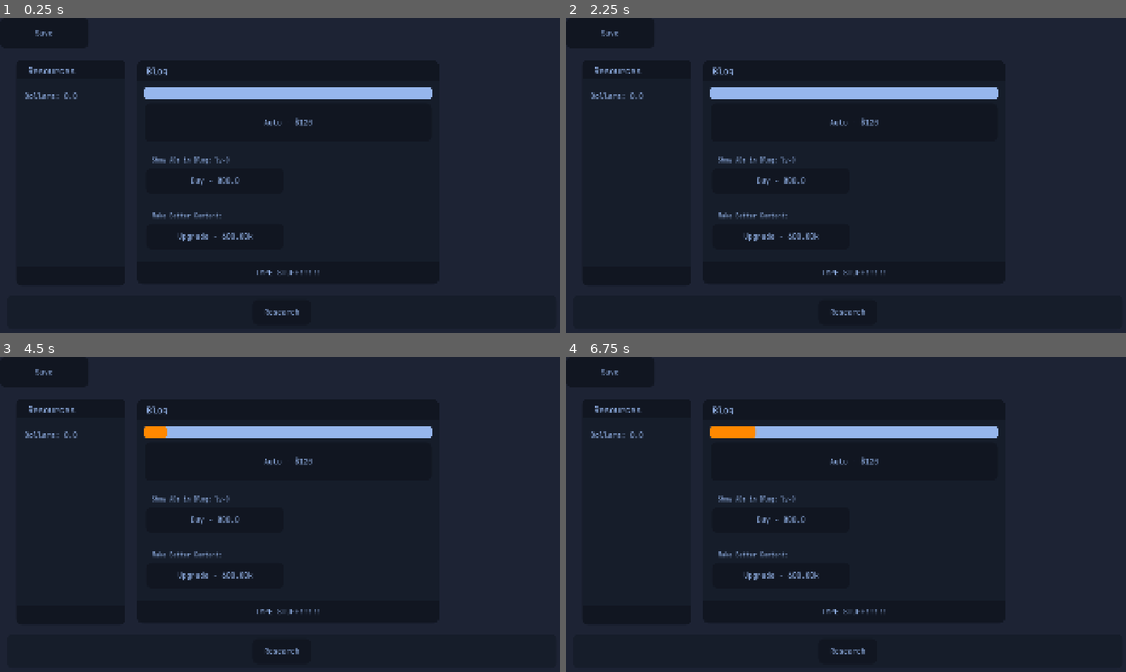
Above: before the commit, frames 1-4 (two rows, left to right).
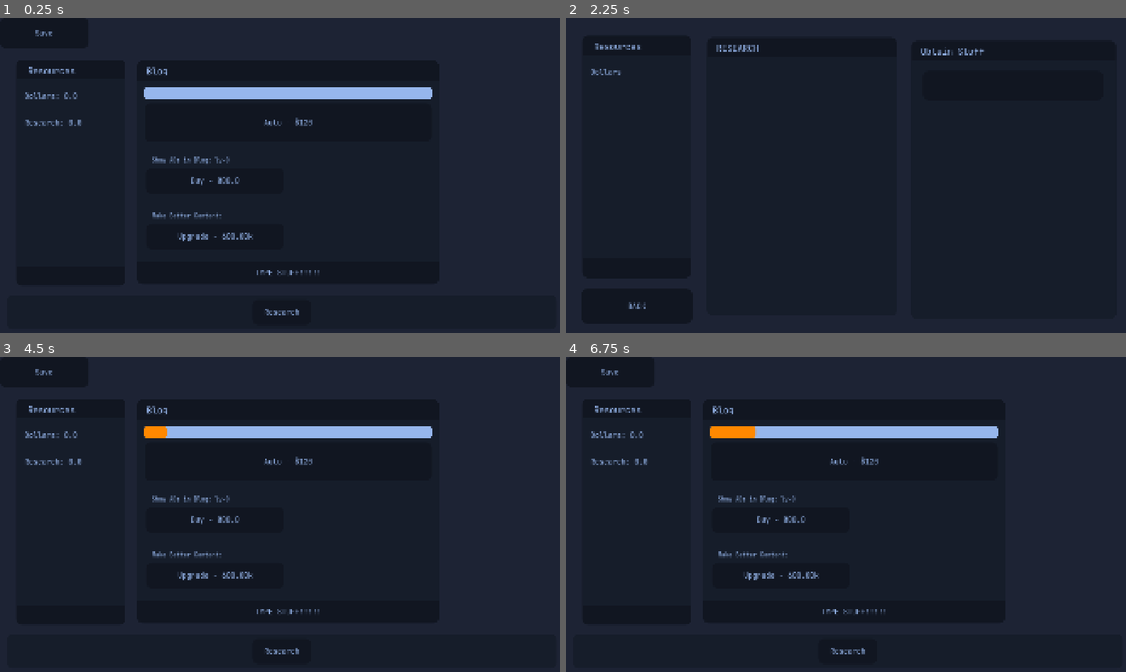
Above: after the commit, the same moments.

Repository: SH4D0W-D3V/SHADOW-NET
Game: Godot game, scene res://Scenes/home_screen.tscn
The game is run twice, just before and just after one commit, with the same random seed, the same clock (stepped at 60 frames per second) and the same inputs.
Inputs (mouse positions are in pixels of both pictures, inside the frame that each line leads up to):
- Up to frame 1 (0.25 s): no input
- Up to frame 2 (2.25 s): click "Upgrade - 600.00k" at 0.5 s; click "Save" at 1.25 s; click "Research" at 2 s
- Up to frame 3 (4.5 s): click (448, 423) at 2.77 s; click (72, 646) at 3.5 s, where only the run after the commit has a clickable "BACK"; click "TYPE STUFF!!!!!" at 4.25 s
- Up to frame 4 (6.75 s): click "Auto - $120" at 5 s; click "Buy - 800.0" at 5.75 s; click "TYPE STUFF!!!!!" at 6.5 s

The runs differ from the first frame. In frame 1, less than 0.1% of the frame differs, in the area x 4-15%, y 32-35%; in frame 2, 3.3%, in the area x 4-78%, y 3-95%; in frame 3, less than 0.1%; in frame 4, less than 0.1%.

Commit message:
Added basic research functionality

Diff:
--- /dev/null
+++ b/Scenes/Research.tscn
@@ -0,0 +1,246 @@
+[gd_scene format=3 uid="uid://cml6v8vjlihuv"]
+
+[ext_resource type="Script" uid="uid://cxkk8v5dglxmj" path="res://Scenes/research.gd" id="1_xj0jw"]
+[ext_resource type="FontFile" uid="uid://bg1bb3slcxa8n" path="res://res/JetBrainsMono-VariableFont_wght.ttf" id="2_m3p2x"]
+[ext_resource type="Theme" uid="uid://selatpb4u8oh" path="res://Themes/Buttons.tres" id="3_kiqp1"]
+
+[sub_resource type="StyleBoxFlat" id="StyleBoxFlat_xof06"]
+bg_color = Color(0.11372549, 0.13725491, 0.20392157, 1)
+
+[sub_resource type="StyleBoxFlat" id="StyleBoxFlat_db1cy"]
+bg_color = Color(0.06666667, 0.08627451, 0.12941177, 1)
+corner_radius_top_left = 20
+corner_radius_top_right = 20
+corner_radius_bottom_right = 20
+corner_radius_bottom_left = 20
+
+[sub_resource type="StyleBoxFlat" id="StyleBoxFlat_d6d8u"]
+bg_color = Color(0.08627451, 0.11372549, 0.16470589, 1)
+
+[sub_resource type="StyleBoxFlat" id="StyleBoxFlat_u8qlv"]
+bg_color = Color(0.08627451, 0.11372549, 0.16470589, 1)
+corner_radius_bottom_right = 20
+corner_radius_bottom_left = 20
+
+[node name="Research" type="Control" unique_id=53284576]
+layout_mode = 3
+anchors_preset = 15
+anchor_right = 1.0
+anchor_bottom = 1.0
+grow_horizontal = 2
+grow_vertical = 2
+script = ExtResource("1_xj0jw")
+
+[node name="Background" type="Panel" parent="." unique_id=1397535247]
+layout_mode = 1
+anchors_preset = 15
+anchor_right = 1.0
+anchor_bottom = 1.0
+grow_horizontal = 2
+grow_vertical = 2
+theme_override_styles/panel = SubResource("StyleBoxFlat_xof06")
+
+[node name="ResourcePanel" type="Control" parent="." unique_id=1707414257]
+layout_mode = 1
+anchor_left = 0.029000001
+anchor_top = 0.056
+anchor_right = 0.22200002
+anchor_bottom = 0.818
+offset_left = -0.6800003
+offset_top = -0.48000336
+offset_right = 0.75997925
+offset_bottom = -0.44000244
+grow_vertical = 2
+
+[node name="Background" type="Panel" parent="ResourcePanel" unique_id=35200433]
+layout_mode = 1
+anchors_preset = 15
+anchor_right = 1.0
+anchor_bottom = 1.0
+grow_horizontal = 2
+grow_vertical = 2
+theme_override_styles/panel = SubResource("StyleBoxFlat_db1cy")
+
+[node name="lighter background" type="Panel" parent="ResourcePanel" unique_id=1108551218]
+layout_mode = 1
+anchors_preset = 15
+anchor_right = 1.0
+anchor_bottom = 1.0
+offset_top = 67.0
+offset_bottom = -67.0
+grow_horizontal = 2
+grow_vertical = 2
+theme_override_styles/panel = SubResource("StyleBoxFlat_d6d8u")
+
+[node name="Label" type="Label" parent="ResourcePanel" unique_id=1274224237]
+layout_mode = 1
+anchors_preset = -1
+anchor_left = 0.08400001
+anchor_right = 0.89000005
+offset_left = 7.751997
+offset_top = 18.0
+offset_right = -0.08001709
+offset_bottom = 53.0
+theme_override_colors/font_color = Color(0.5882353, 0.7137255, 0.9254902, 1)
+theme_override_fonts/font = ExtResource("2_m3p2x")
+theme_override_font_sizes/font_size = 30
+text = "Resources"
+
+[node name="Dollars" type="Label" parent="ResourcePanel" unique_id=1274028767]
+layout_mode = 0
+offset_left = 28.0
+offset_top = 94.0
+offset_right = 146.0
+offset_bottom = 154.0
+theme_override_colors/font_color = Color(0.5882353, 0.7137255, 0.9254902, 1)
+theme_override_fonts/font = ExtResource("2_m3p2x")
+theme_override_font_sizes/font_size = 25
+text = "Dollars"
+vertical_alignment = 1
+
+[node name="Research" type="Control" parent="." unique_id=2076860248]
+layout_mode = 1
+anchor_left = 0.25500003
+anchor_top = 0.061000004
+anchor_right = 0.586
+anchor_bottom = 0.93700004
+offset_left = -9.600037
+offset_top = 0.11999512
+offset_right = 0.8800049
+offset_bottom = 0.039978027
+grow_horizontal = 2
+grow_vertical = 2
+
+[node name="Background2" type="Panel" parent="Research" unique_id=924397437]
+layout_mode = 1
+anchors_preset = 15
+anchor_right = 1.0
+anchor_bottom = 1.0
+grow_horizontal = 2
+grow_vertical = 2
+theme_override_styles/panel = SubResource("StyleBoxFlat_db1cy")
+
+[node name="lighter background2" type="Panel" parent="Research" unique_id=576352032]
+layout_mode = 1
+anchors_preset = 15
+anchor_right = 1.0
+anchor_bottom = 1.0
+offset_top = 67.0
+grow_horizontal = 2
+grow_vertical = 2
+theme_override_styles/panel = SubResource("StyleBoxFlat_u8qlv")
+
+[node name="Blog" type="Label" parent="Research" unique_id=1259329660]
+layout_mode = 0
+offset_left = 32.0
+offset_top = 17.0
+offset_right = 104.0
+offset_bottom = 57.0
+theme_override_colors/font_color = Color(0.5882353, 0.7137255, 0.9254902, 1)
+theme_override_fonts/font = ExtResource("2_m3p2x")
+theme_override_font_sizes/font_size = 30
+text = "RESEARCH"
+
+[node name="Scroll" type="ScrollContainer" parent="Research" unique_id=1499353806]
+layout_mode = 1
+anchors_preset = 15
+anchor_right = 1.0
+anchor_bottom = 1.0
+offset_left = 40.0
+offset_top = 103.0
+offset_right = -44.0
+offset_bottom = -33.0
+grow_horizontal = 2
+grow_vertical = 2
+
+[node name="VBox" type="VBoxContainer" parent="Research/Scroll" unique_id=2059081232]
+layout_mode = 2
+size_flags_horizontal = 3
+size_flags_vertical = 3
+theme = ExtResource("3_kiqp1")
+
+[node name="Button" type="Button" parent="Research/Scroll/VBox" unique_id=1786655272]
+custom_minimum_size = Vector2(0, 100)
+layout_mode = 2
+theme = ExtResource("3_kiqp1")
+
+[node name="Purchase" type="Control" parent="." unique_id=682284328]
+layout_mode = 1
+anchor_left = 0.61200005
+anchor_top = 0.071
+anchor_right = 0.975
+anchor_bottom = 0.947
+offset_left = -0.040039063
+offset_top = 0.3199997
+offset_bottom = 0.23999023
+grow_horizontal = 2
+grow_vertical = 2
+
+[node name="Background2" type="Panel" parent="Purchase" unique_id=636588198]
+layout_mode = 1
+anchors_preset = 15
+anchor_right = 1.0
+anchor_bottom = 1.0
+grow_horizontal = 2
+grow_vertical = 2
+theme_override_styles/panel = SubResource("StyleBoxFlat_db1cy")
+
+[node name="lighter background2" type="Panel" parent="Purchase" unique_id=1949436468]
+layout_mode = 1
+anchors_preset = 15
+anchor_right = 1.0
+anchor_bottom = 1.0
+offset_top = 67.0
+grow_horizontal = 2
+grow_vertical = 2
+theme_override_styles/panel = SubResource("StyleBoxFlat_u8qlv")
+
+[node name="Blog" type="Label" parent="Purchase" unique_id=207306129]
+layout_mode = 0
+offset_left = 32.0
+offset_top = 17.0
+offset_right = 104.0
+offset_bottom = 57.0
+theme_override_colors/font_color = Color(0.5882353, 0.7137255, 0.9254902, 1)
+theme_override_fonts/font = ExtResource("2_m3p2x")
+theme_override_font_sizes/font_size = 30
+text = "Obtain Stuff"
+
+[node name="Scroll" type="ScrollContainer" parent="Purchase" unique_id=1947287994]
+layout_mode = 1
+anchors_preset = 15
+anchor_right = 1.0
+anchor_bottom = 1.0
+offset_left = 40.0
+offset_top = 103.0
+offset_right = -44.0
+offset_bottom = -33.0
+grow_horizontal = 2
+grow_vertical = 2
+
+[node name="VBox" type="VBoxContainer" parent="Purchase/Scroll" unique_id=1516713852]
+layout_mode = 2
+size_flags_horizontal = 3
+size_flags_vertical = 3
+
+[node name="Button" type="Button" parent="Purchase/Scroll/VBox" unique_id=2091263870]
+custom_minimum_size = Vector2(0, 100)
+layout_mode = 2
+theme = ExtResource("3_kiqp1")
+
+[node name="Back" type="Button" parent="." unique_id=1930365961]
+layout_mode = 1
+anchors_preset = -1
+anchor_left = 0.027
+anchor_top = 0.85300004
+anchor_right = 0.224
+anchor_bottom = 0.961
+offset_left = -0.84000015
+offset_top = -0.24005127
+offset_right = -0.08001709
+offset_bottom = 0.11999512
+grow_vertical = 0
+theme = ExtResource("3_kiqp1")
+text = "BACK"
+
+[connection signal="pressed" from="Back" to="." method="_on_back_pressed"]
--- a/Scenes/cpu.tscn
+++ b/Scenes/cpu.tscn
@@ -336,7 +336,7 @@
 theme_override_font_sizes/font_size = 30
 text = "Research"
 
-[node name="CheckBox" type="CheckBox" parent="ResourcesCard/card2" unique_id=1967505766 groups=["Checkbox"]]
+[node name="CheckBox2" type="CheckBox" parent="ResourcesCard/card2" unique_id=1967505766 groups=["Checkbox"]]
 layout_mode = 1
 anchors_preset = -1
 anchor_left = 0.086
@@ -397,4 +397,5 @@
 
 [connection signal="pressed" from="Container/upgrade" to="." method="_on_upgrade_pressed"]
 [connection signal="pressed" from="ResourcesCard/card1/upgrade1" to="." method="_on_upgrade_1_pressed"]
+[connection signal="pressed" from="ResourcesCard/card2/upgrade2" to="." method="_on_upgrade_2_pressed"]
 [connection signal="pressed" from="Back" to="." method="_on_back_pressed"]
--- a/Scenes/home_screen.tscn
+++ b/Scenes/home_screen.tscn
@@ -118,15 +118,37 @@
 text = "Resources"
 
 [node name="Dollars" type="Label" parent="ResourcePanel" unique_id=1274028767]
-layout_mode = 0
-offset_left = 28.0
-offset_top = 94.0
-offset_right = 146.0
-offset_bottom = 154.0
+layout_mode = 1
+anchors_preset = -1
+anchor_left = 0.075
+anchor_top = 0.12200001
+anchor_right = 0.39200002
+anchor_bottom = 0.201
+offset_left = 0.099998474
+offset_top = 0.30399323
+offset_right = 0.17599487
+offset_bottom = -0.36801147
 theme_override_colors/font_color = Color(0.5882353, 0.7137255, 0.9254902, 1)
 theme_override_fonts/font = ExtResource("2_d6d8u")
 theme_override_font_sizes/font_size = 25
 text = "Dollars"
+vertical_alignment = 1
+
+[node name="Research" type="Label" parent="ResourcePanel" unique_id=1081917449]
+layout_mode = 1
+anchors_preset = -1
+anchor_left = 0.075
+anchor_top = 0.24000001
+anchor_right = 0.39200002
+anchor_bottom = 0.31800002
+offset_left = 0.099998474
+offset_top = -0.32000732
+offset_right = 0.17599487
+offset_bottom = -0.22401428
+theme_override_colors/font_color = Color(0.5882353, 0.7137255, 0.9254902, 1)
+theme_override_fonts/font = ExtResource("2_d6d8u")
+theme_override_font_sizes/font_size = 25
+text = "Research"
 vertical_alignment = 1
 
 [node name="Blog" type="Control" parent="." unique_id=2076860248]
@@ -391,3 +413,4 @@
 [connection signal="pressed" from="Blog/Upg_blog/upgrade2" to="." method="_on_upgrade_2_pressed"]
 [connection signal="pressed" from="Save" to="." method="_on_save_pressed"]
 [connection signal="pressed" from="Navigation/HBox/cpu" to="." method="_on_cpu_pressed"]
+[connection signal="pressed" from="Navigation/HBox/Research" to="." method="_on_research_pressed"]
--- /dev/null
+++ b/Scenes/research.gd
@@ -0,0 +1,50 @@
+extends Control
+
+var shop_items = [
+	{
+		"name": "Speed Boots",
+		"unlock_at": 1,  # The "Milestone" to show the button
+		"cost": 5,      # The actual price to buy it
+		"id": "speed_up"  # A unique tag to know what code to run
+	},
+	{
+		"name": "Golden Sword",
+		"unlock_at": 500,
+		"cost": 1000,
+		"id": "power_up"
+	}
+]
+
+func _ready() -> void:
+	refresh_shop()
+
+
+func refresh_shop ():
+	for child in $Research/Scroll/VBox.get_children():
+		child.queue_free()
+	for item in shop_items:
+		if Global.Research_points >= item["unlock_at"]:
+			create_button(item)
+
+func create_button(data):
+	var btn = Button.new()
+	btn.text = data["name"] + " (Cost: " + str(data["cost"]) + ")"
+	btn.pressed.connect(_on_button_pressed.bind(data["id"], data["cost"]))
+	$Research/Scroll/VBox.add_child(btn)
+
+func _on_button_pressed(item_id: String, cost: int):
+	if Global.Research_points >= cost:
+		Global.Research_points -= cost
+		run_item_logic(item_id)
+	else:
+		print(Global.Research_points)
+
+func run_item_logic(id):
+	match id:
+		"speed_up":
+			pass
+		"power_up":
+			pass
+
+func _on_back_pressed() -> void:
+	get_tree().change_scene_to_file("res://Scenes/home_screen.tscn")
--- a/scripts/Global.gd
+++ b/scripts/Global.gd
@@ -18,19 +18,24 @@
 var Cpu: bool = false
 var Selected
 var level = 0
-var Cpu_states: Array = [false]
+var Cpu_states: Array = [false, false]
 var ClockCycles = 128 * pow(2, level)
 var Cpu_Dollar = 0
+var Cpu_Research_lv:int = 0
+#Research
+var Research_points:float = 0
 
 #----SetUp On Play----
 func _ready() -> void:
 	load_game()
 	setup_auto_save_timer()
+	print(str(Cpu_states[1]))
 #----Save and load data----
 func save_game():
 	if reset_mode:
 		clear_save()
 		return
+	print(str(Cpu_states[1]))
 	var save_data = {
 		#Resources
 		"Dollars": Dollars,
@@ -45,7 +50,10 @@
 		"Selected": Selected,
 		"level": level,
 		"Cpu_states": Cpu_states,
-		"Cpu_Dollar": Cpu_Dollar
+		"Cpu_Dollar": Cpu_Dollar,
+		"Cpu_Research_lv": Cpu_Research_lv,
+		#Research
+		"Research_points": Research_points,
 	}
 	var file = FileAccess.open("user://savegame.json", FileAccess.WRITE)
 	file.store_string(JSON.stringify(save_data))
@@ -76,6 +84,9 @@
 	Cpu_states  = data["Cpu_states"]
 	ClockCycles = 128 * pow(2, level)
 	Cpu_Dollar = data["Cpu_Dollar"]
+	Cpu_Research_lv = data["Cpu_Research_lv"]
+	#Research
+	Research_points = data["Research_points"]
 
 func clear_save():
 	if FileAccess.file_exists("user://savegame.json"):
@@ -102,6 +113,8 @@
 	if blog_bytes >= blog_dat[blog_type]*2 :
 		Dollars += blog_cost[blog_type] * (blog_level + 1)
 		blog_bytes -= blog_dat[blog_type]*2
+	if Cpu_states[1] == true:
+		Research_points += 0.000001* (ClockCycles /Selected) *pow(2, Cpu_Research_lv/5)* delta
 
 #----Easy Access Functions----
 #Format Numbers For Lables
--- a/scripts/cpu.gd
+++ b/scripts/cpu.gd
@@ -30,7 +30,7 @@
 	return count
 
 
-func _process(delta: float) -> void:
+func _process(_delta: float) -> void:
 	$Resources/Dollars.text = "Dollars: " + Global.format_number(Global.Dollars)
 
 #update Cpu
@@ -43,12 +43,13 @@
 		get_checked_count()
 		_update_label(false)
 
+
 func upd_a_cc():
 	if $ResourcesCard/card1/CheckBox.button_pressed == true:
 		$ResourcesCard/card1/ClockCycles.text = Global.format_clock_speed(Avail_cc)
 	else:
 		$ResourcesCard/card1/ClockCycles.text = "0 Hz"
-	if $ResourcesCard/card2/CheckBox.button_pressed == true:
+	if $ResourcesCard/card2/CheckBox2.button_pressed == true:
 		$ResourcesCard/card2/ClockCycles.text = Global.format_clock_speed(Avail_cc)
 	else:
 		$ResourcesCard/card2/ClockCycles.text = "0 Hz"
@@ -65,8 +66,8 @@
 	get_tree().change_scene_to_file("res://Scenes/home_screen.tscn")
 
 func _on_upgrade_1_pressed() -> void:
-	if Global.Dollars >= 26000 * pow(10, Global.Cpu_Dollar-1):
-		Global.Dollars -= 26000 * pow(10, Global.Cpu_Dollar-1)
+	if Global.Dollars >= 26000 * pow(10, Global.Cpu_Dollar):
+		Global.Dollars -= 26000 * pow(10, Global.Cpu_Dollar)
 		Global.Cpu_Dollar += 1
 		update_all_txt()
 
@@ -74,3 +75,10 @@
 	$Container/ClockCycles.text = "Clock Cycles: " + Global.format_clock_speed(Global.ClockCycles)
 	$ResourcesCard/card1/upgrade1.text = "Upgrade - " + Global.format_number(26000 * pow(10, Global.Cpu_Dollar-1))
 	$Container/upgrade.text = "Upgrade - " + Global.format_number(30720 * pow(4, Global.level))
+	$ResourcesCard/card2/upgrade2.text = "Upgrade - " + Global.format_number(1700000 * pow(10, Global.Cpu_Research_lv))
+
+func _on_upgrade_2_pressed() -> void:
+	if Global.Dollars >= 1700000 * pow(10, Global.Cpu_Research_lv):
+		Global.Dollars -= 1700000 * pow(10, Global.Cpu_Research_lv)
+		Global.Cpu_Research_lv += 1
+		update_all_txt()
--- a/scripts/home_screen.gd
+++ b/scripts/home_screen.gd
@@ -13,6 +13,7 @@
 
 func _process(_delta: float) -> void:
 	$ResourcePanel/Dollars.text = "Dollars: " + Global.format_number(Global.Dollars)
+	$ResourcePanel/Research.text = "Research: " + Global.format_number(Global.Research_points)
 	if Global.Auto_type == true:
 		$Blog/ProgressBar.value = Global.blog_bytes
 
@@ -83,3 +84,6 @@
 		$Blog/Upg_blog/upgrade2.text = "You are making the best content!"
 	$"Blog/Blog Lv/Label".text = "Show ADs in Blog: lv-" + str(Global.blog_level)
 	$Blog/AutoCont/Label.text = "Auto: lv-" + str(Global.Auto_type_level)
+
+func _on_research_pressed() -> void:
+	get_tree().change_scene_to_file("res://Scenes/Research.tscn")
Not shown, added: Scenes/research.gd.uid
